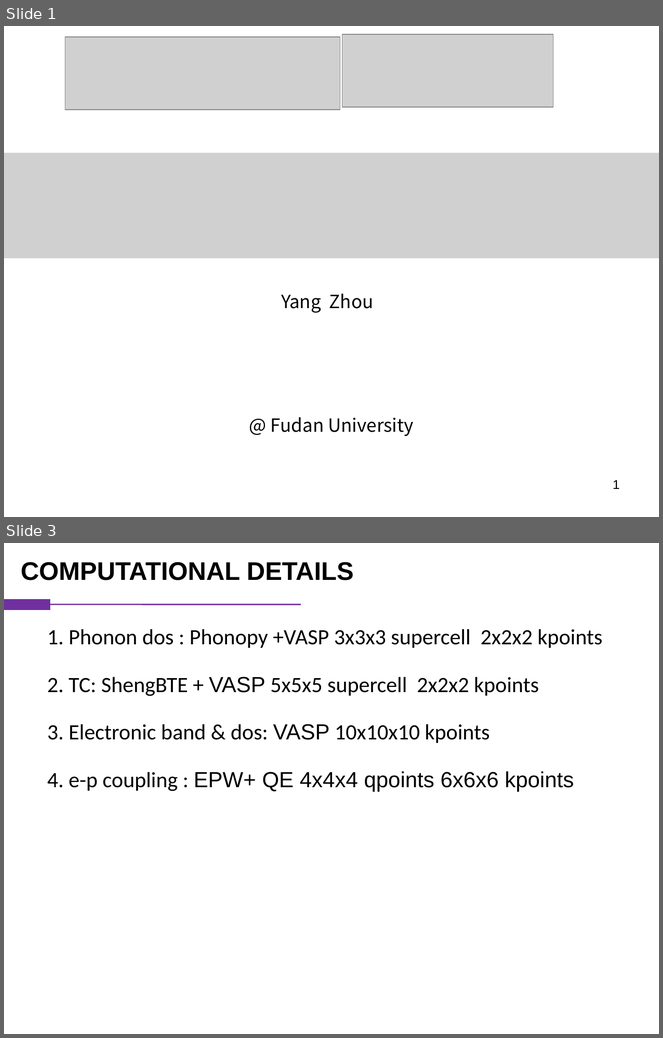
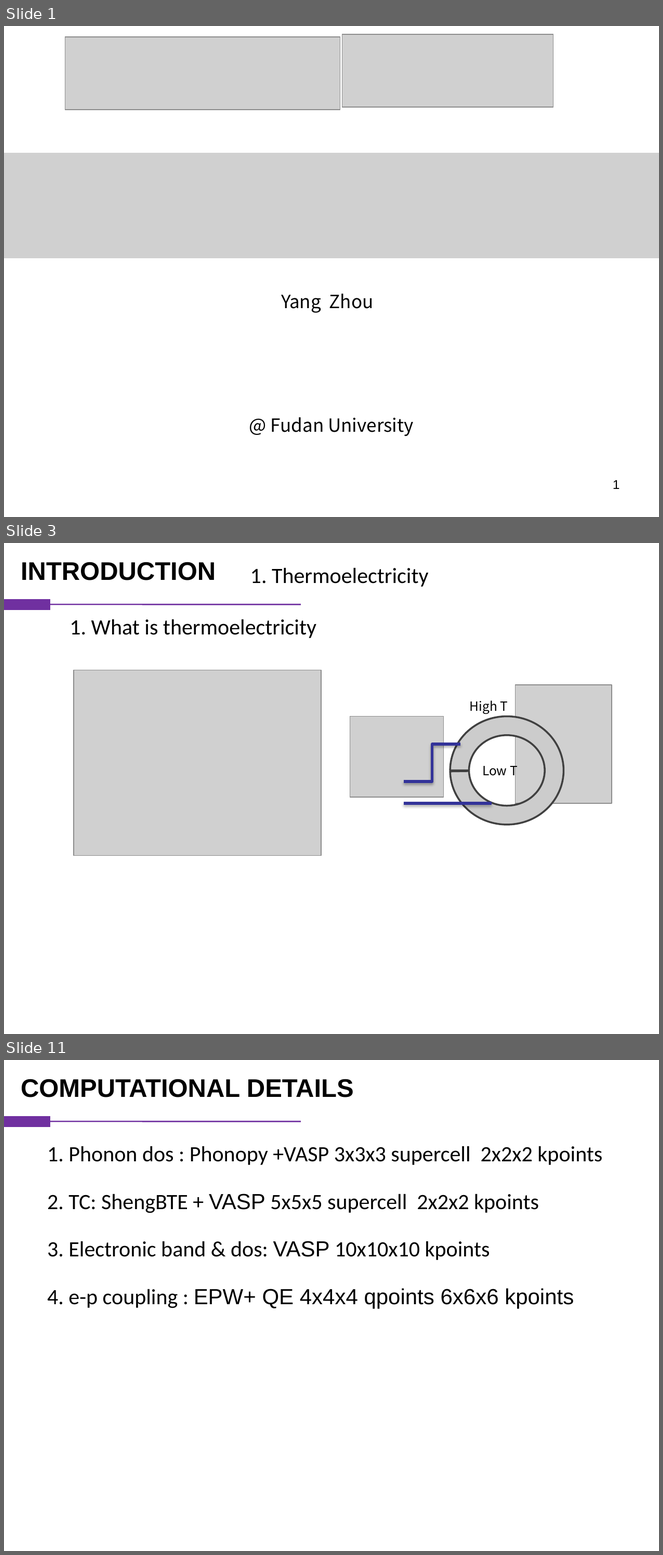
Before and after one commit to vanceeasleaf/paper_bi4i4, a slide deck: bi4i4.pptx. Shown one above the other, each under a label of ours: slides 1 and 3 before the commit, slides 1, 3 and 11 after it; the slides between them are not shown. The pictures are 663x1038 and 663x1555 pixels, drawn with LibreOffice and Linux fonts; fonts in the diff are those of the drawing; grey boxes stand for pictures. Boxes give left, top, right and bottom in pixels: in the first picture for what was removed or moved away, otherwise in the second. Text is boxed around its words. In the diff, an @@ line names an element or a change of style, - is before the commit and + after.

```diff
--- a/bi4i4.pptx
+++ b/bi4i4.pptx
@@ slide 3 added at (4, 543, 659, 1034), background #FFFFFF @@
@@ text added at (21, 562, 216, 580), 28 pt, text #000000, bold @@
+INTRODUCTION
@@ text added at (250, 567, 429, 587), 24 pt, text #000000 @@
+1. Thermoelectricity
@@ rectangle added at (4, 599, 50, 610), fill #7030A0, outline #7030A0 0.75 pt @@
@@ line added from (301, 604) to (50, 604), #7030A0 1.5 pt @@
@@ text added at (70, 619, 317, 638), 24 pt, text #000000 @@
+1. What is thermoelectricity
@@ picture added at (74, 670, 321, 856) @@
@@ picture added at (516, 685, 612, 804) @@
@@ text added at (470, 701, 508, 714), 14 pt, text #000000 @@
+High T
@@ picture added at (350, 717, 443, 797) @@
@@ arch (boxed as its full ring) added at (450, 717, 564, 825), fill #CCCCCC, outline #404040 2 pt @@
@@ elbow line added from (461, 744) to (404, 782), #333399 3 pt @@
@@ text added at (482, 762, 518, 779), 14 pt, text #000000 @@
+Low T
@@ line added from (491, 804) to (404, 804), #333399 3 pt @@
@@ what was slide 3 is now slide 11 @@
```
Also in this commit, not shown: 1 slide changed, 7 other slides added.
